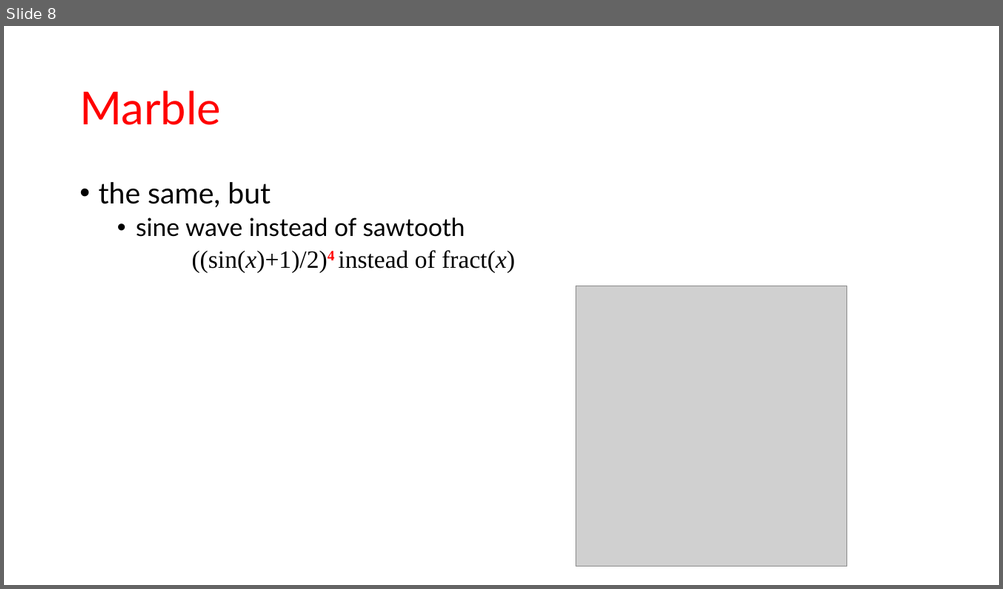
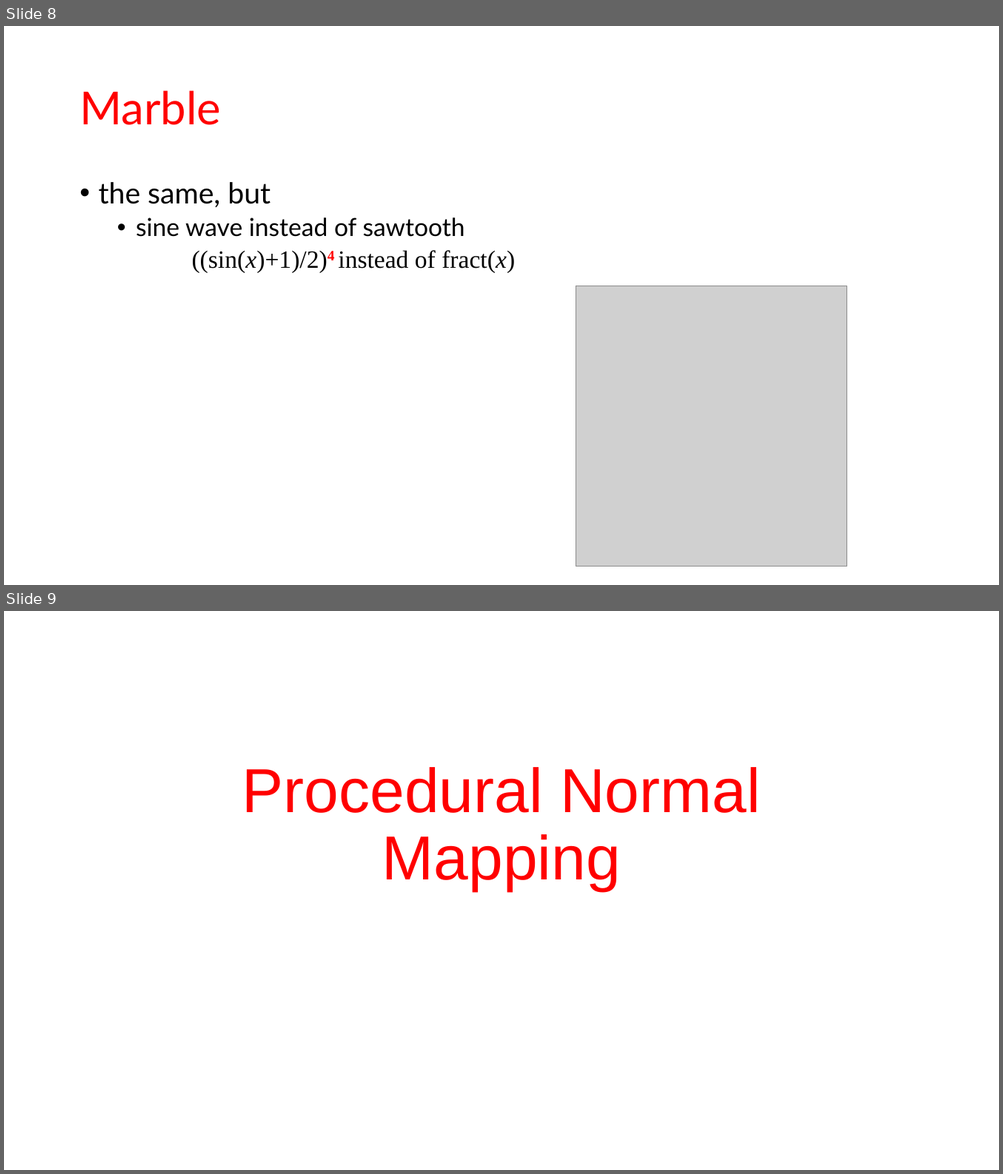
Before and after one commit to szecsi/kogfactory, a slide deck: projects/kog.040.040-transformation-effects/aitcg340 - Procedural Solid Texturing.pptx. Shown one above the other, each under a label of ours: slide 8 before the commit, slides 8 and 9 after it. The pictures are 1003x589 and 1003x1174 pixels, drawn with LibreOffice and Linux fonts; fonts in the diff are those of the drawing; grey boxes stand for pictures. Boxes give left, top, right and bottom in pixels: in the first picture for what was removed or moved away, otherwise in the second. Text is boxed around its words. In the diff, an @@ line names an element or a change of style, - is before the commit and + after.

```diff
--- a/projects/kog.040.040-transformation-effects/aitcg340 - Procedural Solid Texturing.pptx
+++ b/projects/kog.040.040-transformation-effects/aitcg340 - Procedural Solid Texturing.pptx
@@ slide 9 added at (x1=4, y1=611, x2=999, y2=1170), background #FFFFFF @@
@@ title added at (x1=242, y1=767, x2=760, y2=891), 60 pt, text #FF0000 @@
+Procedural Normal Mapping
```
Also in this commit, not shown: 2 other slides added.
